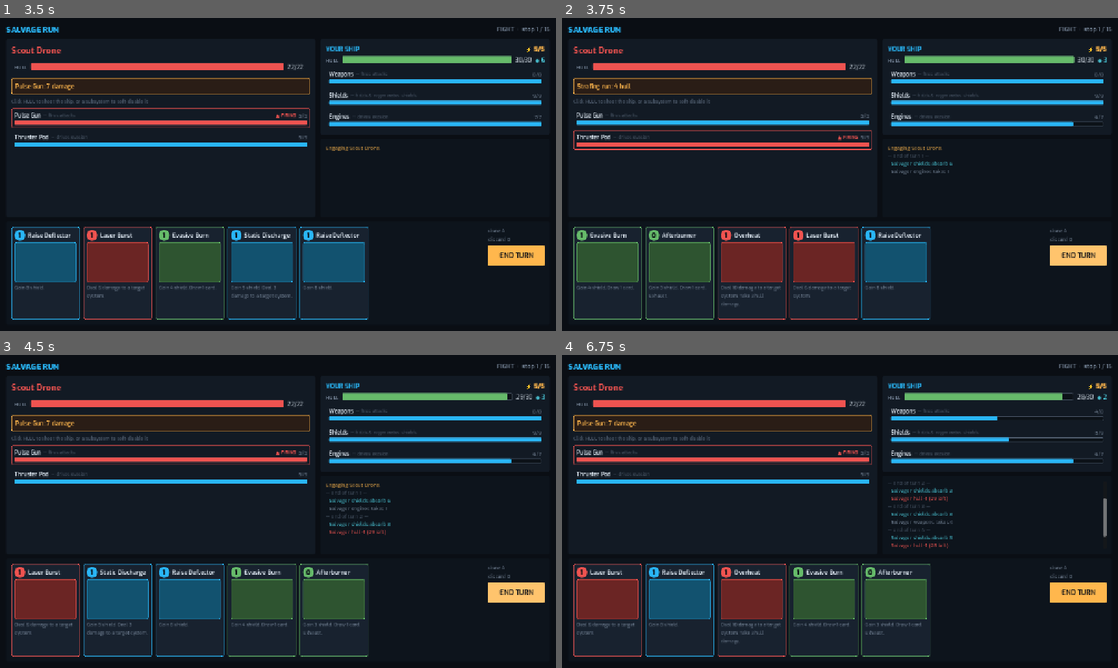
Above: before the commit, frames 1-4 (two rows, left to right).
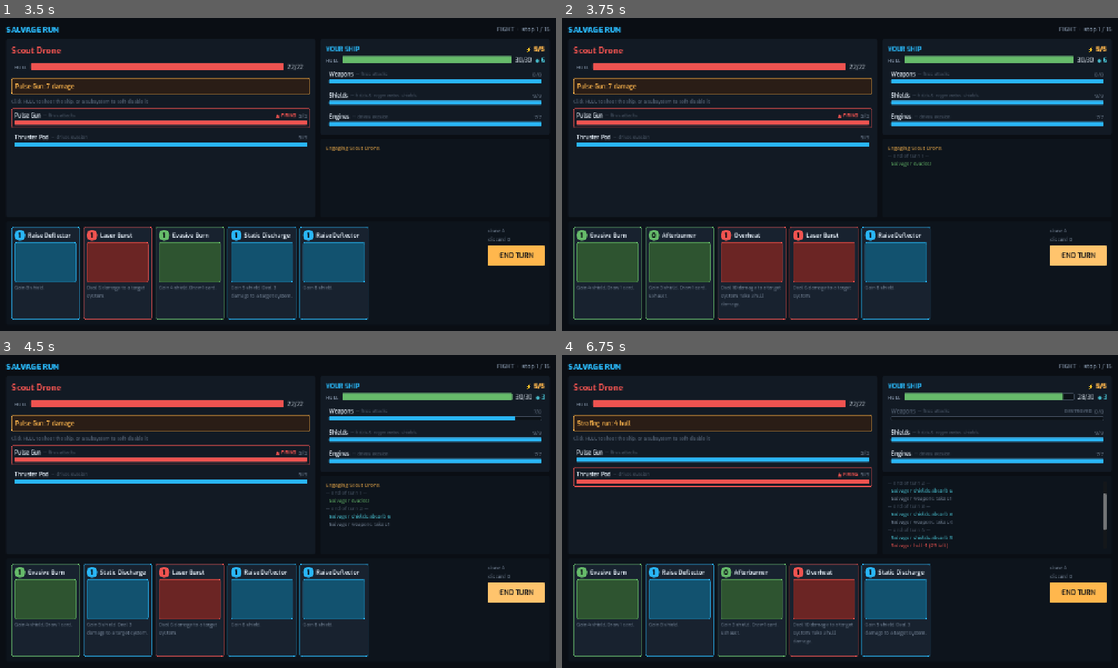
Above: after the commit, the same moments.

Repository: thegliffy/salvage-run
Game: Godot game, scene res://scenes/title.tscn
Same seed, same stepped clock (60 frames per second), same inputs: the game is played once before the commit and once after it.
Inputs (mouse positions are in pixels of both pictures, inside the frame that each line leads up to):
- Up to frame 1 (3.5 s): click "STEAL A SHIP" at 0.5 s; click "SHIP STATUS" at 1.25 s; click "F" at 2 s; click "F" at 2.75 s
- Up to frame 2 (3.75 s): click "END TURN" at 3.5 s
- Up to frame 3 (4.5 s): click "END TURN" at 4.25 s
- Up to frame 4 (6.75 s): click "END TURN" at 5 s; tap Enter at 5.75 s; move the mouse to (723, 455) at 5.77 s; click (723, 455) at 5.92 s; tap Space at 6.5 s; move the mouse to (723, 477) at 6.52 s; click (723, 477) at 6.67 s

Frame 1 is identical in both runs. In frame 2, 3.1% of the frame differs, in the area x 2-98%, y 12-50%; in frame 3, 7.8%; in frame 4, 11%, in the area x 2-98%, y 12-97%.

Commit message:
Add CI, split RNG streams, and stop silent no-op targeting
Four fixes from an external code review, plus one the review missed.

CI: headless import, script/content error check, and the test suite on
push and PRs, with a second job that runs a 200-run balance sim and posts
the win rate and card histogram to the job summary so content PRs show
their effect on the numbers.

RNG: evasion rolls shared the 'combat' stream with deck shuffles, so one
dodge reordered every subsequent draw; and the auto-target fallback drew
from 'enemy_ai' even for player-initiated ops, letting a player's card
choice shift enemy intents. Both now have their own streams.

Targeting: an op with no valid subsystem resolved silently. It now emits
a no_target event so the player sees why nothing happened.

Map: advance_to() threw on an out-of-range node id. It now refuses and
leaves the player in place; at_boss() is safe on a bogus position too.

Not from the review -- since hull became a targetable option, any
enemy-system card could be aimed at it, so pure suppression cards
(EMP Pulse, Targeting Scan) spent their energy resolving against a
subsystem that does not exist. CardDef.can_target_hull() now gates this
at the rules layer.

233 tests passing, 18 new.

Co-Authored-By: Claude Opus 5 <noreply@anthropic.com>

Diff:
--- a/src/combat/combat_controller.gd
+++ b/src/combat/combat_controller.gd
@@ -64,6 +64,8 @@
 		return "not enough energy"
 	if card.def.needs_target() and target_system == &"":
 		return "card requires a target system"
+	if target_system == &"hull" and not card.def.can_target_hull():
+		return "%s needs a subsystem, not the hull" % card.def.name
 
 	player.energy -= card.cost()
 	EventBus.energy_changed.emit(player.energy, player.max_energy)
--- a/src/combat/effect_resolver.gd
+++ b/src/combat/effect_resolver.gd
@@ -47,7 +47,12 @@
 		"suppress_system":
 			var sid2: StringName = _resolve_target_system(op, ctx)
 			var s: ShipSystem = opponent.system(sid2)
-			if s != null:
+			if s == null:
+				# Nothing left to suppress. Say so: an op that quietly does
+				# nothing reads to the player as a bug in their own card.
+				_emit({"type": "no_target", "op": kind,
+					"target": opponent.display_name})
+			else:
 				s.suppress(int(op.get("turns", 1)))
 				_emit({"type": "suppress", "target": opponent.display_name,
 					"system": String(sid2), "turns": int(op.get("turns", 1))})
@@ -61,7 +66,10 @@
 		"repair_system":
 			var sid3: StringName = _resolve_target_system(op, ctx, true)
 			var rs: ShipSystem = source.system(sid3)
-			if rs != null:
+			if rs == null:
+				_emit({"type": "no_target", "op": kind,
+					"target": source.display_name})
+			else:
 				var healed := rs.repair(amount)
 				EventBus.system_repaired.emit(source, sid3)
 				_emit({"type": "repair", "target": source.display_name,
@@ -130,7 +138,9 @@
 	var live := pool.targetable_systems()
 	if live.is_empty():
 		return &""
-	return Rng.pick(&"enemy_ai", live).id
+	# Its own stream: this fires for player-initiated ops too, so drawing from
+	# enemy_ai here would let a player's card choice shift enemy intents.
+	return Rng.pick(&"target_fallback", live).id
 
 ## The single damage pipeline. Evasion -> shields -> subsystem -> hull spill.
 func _deal_damage(source: Combatant, target: Combatant, amount: int,
@@ -143,7 +153,9 @@
 	# 1. Evasion
 	if not unavoidable and not bool(op.get("homing", false)):
 		var ev := target.effective_evasion()
-		if ev > 0 and Rng.stream(&"combat").randi_range(1, 100) <= ev:
+		# Dedicated stream: sharing "combat" with deck shuffles meant a single
+		# dodge reordered every subsequent draw for the rest of the fight.
+		if ev > 0 and Rng.stream(&"evasion").randi_range(1, 100) <= ev:
 			_emit({"type": "miss", "target": target.display_name})
 			return
 
--- a/src/core/rng.gd
+++ b/src/core/rng.gd
@@ -21,7 +21,16 @@
 func new_seed() -> int:
 	return abs(int(Time.get_unix_time_from_system() * 1000.0)) % 2147483647
 
-## Named streams: "map", "combat", "reward", "shop", "enemy_ai".
+## Named streams. Keep these disjoint by PURPOSE, not by convenience: two
+## unrelated systems sharing a stream means an action in one silently reorders
+## the other, and "same seed replays identically" stops being true.
+##
+##   map              sector layout
+##   combat           deck shuffles and reshuffles ONLY
+##   evasion          to-hit rolls -- must not disturb draw order
+##   target_fallback  auto-picking a target when none was chosen
+##   enemy_ai         enemy intent selection
+##   reward, shop     payouts and stock
 func stream(name: StringName) -> RandomNumberGenerator:
 	if not _streams.has(name):
 		var r := RandomNumberGenerator.new()
--- a/src/data/card_def.gd
+++ b/src/data/card_def.gd
@@ -74,5 +74,21 @@
 func text_for(upgraded: bool) -> String:
 	return upgrade_text if (upgraded and upgrade_text != "") else text
 
+## Ops that still do something when aimed at the bare hull. Suppression and
+## repair need an actual subsystem; damage does not.
+const HULL_CAPABLE_OPS := ["damage_system", "damage_hull"]
+
+## Whether pointing this card at the hull accomplishes anything.
+##
+## Without this, any enemy-system card could be aimed at the hull, and a pure
+## suppression card (EMP Pulse) would spend its energy resolving against a
+## subsystem that does not exist -- a silent no-op the player reads as a bug.
+func can_target_hull() -> bool:
+	for effs in [effects, upgrade_effects]:
+		for op in effs:
+			if typeof(op) == TYPE_DICTIONARY and HULL_CAPABLE_OPS.has(op.get("op", "")):
+				return true
+	return false
+
 func needs_target() -> bool:
 	return target == Target.ENEMY_SYSTEM or target == Target.SELF_SYSTEM
--- a/src/run/run_state.gd
+++ b/src/run/run_state.gd
@@ -88,7 +88,18 @@
 		alive = false
 	recompile()
 
+## True when `node_id` is a real node on the current map.
+func is_valid_node(node_id: int) -> bool:
+	var nodes: Array = map.get("nodes", [])
+	return node_id >= 0 and node_id < nodes.size()
+
+## Move to a node. Returns {} and leaves position untouched if the id is bogus
+## -- the sim and the UI share this path, and an out-of-range index used to
+## throw rather than fail visibly.
 func advance_to(node_id: int) -> Dictionary:
+	if not is_valid_node(node_id):
+		push_error("[RunState] advance_to: no node %d on this map" % node_id)
+		return {}
 	current_node = node_id
 	var node: Dictionary = MapGenerator.node_at(map, node_id)
 	node["visited"] = true
@@ -99,4 +110,6 @@
 	return MapGenerator.options_from(map, current_node)
 
 func at_boss() -> bool:
+	if not is_valid_node(current_node):
+		return false
 	return MapGenerator.node_at(map, current_node)["type"] == "boss"
--- a/tests/headless.gd
+++ b/tests/headless.gd
@@ -57,6 +57,9 @@
 	_test_loadout()
 	_test_compile()
 	_test_rng_determinism()
+	_test_stream_isolation()
+	_test_targeting_rules()
+	_test_map_navigation()
 	_test_combat_fizzle()
 	_test_deck_cycling()
 	_test_damage_pipeline()
@@ -170,6 +173,106 @@
 	var c: Array = [1, 2, 3, 4, 5, 6, 7, 8]
 	Rng.shuffle(&"map", c)
 	_check("streams are independent", a != c)
+
+func _test_stream_isolation() -> void:
+	print("rng stream isolation")
+	# Consuming one stream must not disturb another, or "same seed replays
+	# identically" only holds for an identical sequence of player decisions.
+	Rng.seed_run(4242)
+	var baseline: Array[int] = []
+	for i in 8:
+		baseline.append(Rng.stream(&"combat").randi_range(1, 1000))
+
+	Rng.seed_run(4242)
+	for i in 20:
+		Rng.stream(&"evasion").randi_range(1, 100)       # dodge rolls
+		Rng.stream(&"target_fallback").randi_range(1, 5) # auto-target picks
+	var after: Array[int] = []
+	for i in 8:
+		after.append(Rng.stream(&"combat").randi_range(1, 1000))
+	_eq("evasion and target picks leave the deck stream untouched", after, baseline)
+
+	# The target fallback fires for player actions too, so it must not share a
+	# stream with enemy intent selection.
+	Rng.seed_run(99)
+	var ai_baseline: Array[int] = []
+	for i in 5:
+		ai_baseline.append(Rng.stream(&"enemy_ai").randi_range(1, 1000))
+	Rng.seed_run(99)
+	for i in 15:
+		Rng.stream(&"target_fallback").randi_range(1, 5)
+	var ai_after: Array[int] = []
+	for i in 5:
+		ai_after.append(Rng.stream(&"enemy_ai").randi_range(1, 1000))
+	_eq("target fallback does not shift enemy intents", ai_after, ai_baseline)
+
+func _test_targeting_rules() -> void:
+	print("targeting rules")
+	Rng.seed_run(13)
+	var ship := StarterShips.salvager()
+	var c := CombatController.new()
+	c.setup(ship.compile(), Database.enemy(&"raider"), ship)
+
+	# Hull is a legal target for damage, but not for pure suppression: aiming
+	# EMP Pulse at bare hull used to spend the energy and do nothing at all.
+	_check("a damage card may target the hull",
+		Database.card(&"laser_burst").can_target_hull())
+	_check("a suppression card may not", not Database.card(&"emp_pulse").can_target_hull())
+	_check("a mixed card may (its damage still lands)",
+		Database.card(&"weak_point").can_target_hull())
+
+	var emp := CardInstance.create(Database.card(&"emp_pulse"))
+	c.deck.hand.append(emp)
+	c.player.energy = 9
+	var before: int = c.player.energy
+	var err := c.play_card(emp, &"hull")
+	_check("playing suppression at the hull is refused", err != "", err)
+	_eq("and costs no energy", c.player.energy, before)
+
+	var laser := CardInstance.create(Database.card(&"laser_burst"))
+	c.deck.hand.append(laser)
+	c.enemy.shield = 0
+	c.enemy.evasion = 0
+	var hull_before: int = c.enemy.hull
+	_eq("damage at the hull is allowed", c.play_card(laser, &"hull"), "")
+	_check("and lands on the hull", c.enemy.hull < hull_before)
+
+	# An op with no valid subsystem must say so rather than vanishing.
+	var seen := {"hit": false}
+	var probe := func(ev: Dictionary):
+		if ev.get("type", "") == "no_target":
+			seen["hit"] = true
+	EventBus.effect_resolved.connect(probe)
+	c.resolver.run([{"op": "suppress_system"}],
+		{"source": c.player, "opponent": c.enemy, "target_system": &"hull"})
+	EventBus.effect_resolved.disconnect(probe)
+	_check("an untargetable suppression reports no_target", seen["hit"])
+
+func _test_map_navigation() -> void:
+	print("map navigation")
+	Rng.seed_run(8)
+	var run := RunState.new()
+	run.start(StarterShips.salvager(), 8)
+	var start: int = run.current_node
+	var count: int = run.map["nodes"].size()
+
+	_check("valid node accepted", run.is_valid_node(start))
+	_check("negative id rejected", not run.is_valid_node(-1))
+	_check("out-of-range id rejected", not run.is_valid_node(count + 50))
+
+	# The sim and the UI share this path; a bad index used to throw.
+	_eq("advance_to refuses a bad id", run.advance_to(count + 50), {})
+	_eq("and does not move the player", run.current_node, start)
+	_eq("advance_to refuses a negative id", run.advance_to(-3), {})
+	_eq("still at the start", run.current_node, start)
+	_check("at_boss is safe on a bogus position", not _boss_check_safe(run, count + 99))
+
+func _boss_check_safe(run: RunState, bogus: int) -> bool:
+	var keep: int = run.current_node
+	run.current_node = bogus
+	var result: bool = run.at_boss()
+	run.current_node = keep
+	return result
 
 func _test_combat_fizzle() -> void:
 	print("combat: hull targeting + soft systems")
Not shown, added: .github/workflows/ci.yml
